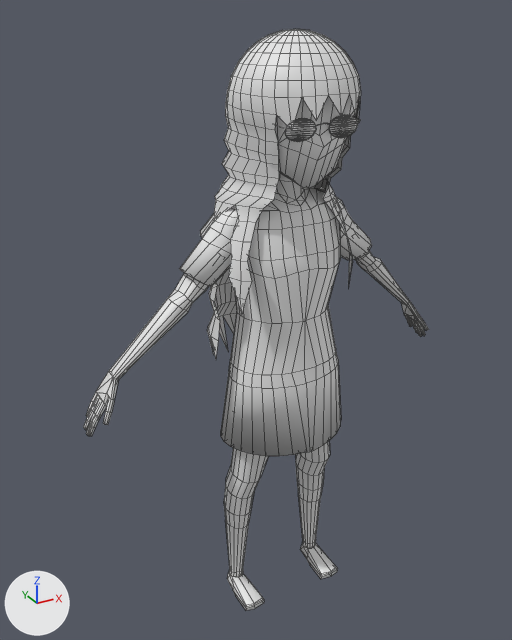
The FBX model Assets/Models/Humanoids/csBoss.fbx as it was, and as the next commit left it.
Both versions are drawn from a camera (50 mm lens) standing at (-1.29, -2.05, 1.29) and looking at (-0.06, 0.18, 0.18). Every picture has the same lights, and +X, +Y and +Z are marked at lower left. Both versions are drawn at frame 2 of the action 'Default Take'; the numbers are the values there. Mesh edges are drawn as thin lines. Materials are left out; every surface is plain grey.

Script lines for the objects in view, before the commit:
```python
me_cube_001 = bpy.data.meshes.new('Cube_001')
me_cube_001.from_pydata(...)  # 2139 vertices, 2212 faces; spans x -3.88..3.77, y -0.98..2.09, z -5.25..6.16
me_cube_001.materials.append(mat_none__csboss_joint1_png)
ob_cube_001 = bpy.data.objects.new('Cube_001', me_cube_001)
ob_cube_001.location = (0.0, 0.0, 0.0)
ob_cube_001.scale = (0.2, 0.2, 0.2)
```
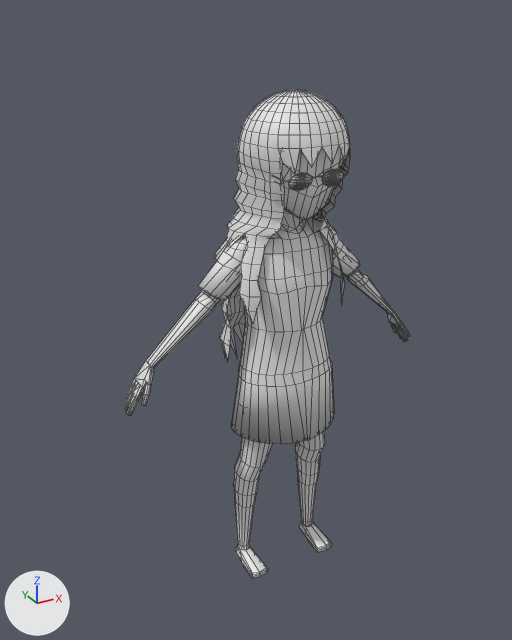
The change, as a diff of the scene's bpy script:
```diff
--- a/Assets/Models/Humanoids/csBoss.fbx.py
+++ b/Assets/Models/Humanoids/csBoss.fbx.py
@@ me_cube_001 @@
 # used by ob_cube_001; location = (0.0, 0.0, 0.0); scale = (0.2, 0.2, 0.2)
-me_cube_001.from_pydata(...)  # 2139 vertices, 2212 faces; spans x -3.88..3.77, y -0.98..2.09, z -5.25..6.16
+me_cube_001.from_pydata(...)  # 2139 vertices, 2212 faces; spans x -3.7..3.92, y -0.98..2.09, z -5.25..6.16
+# me_cube_001 part 1: 451 vertices moved from x -3.88..1.28, y -0.75..2.07, z -0.5..5.24 to x -3.7..1.25, y -0.89..1.88, z -0.29..5.24
@@ ob_cube_001 @@
 ob_cube_001.location = (0.0, 0.0, 0.0)
-ob_cube_001.scale = (0.2, 0.2, 0.2)
+ob_cube_001.scale = (0.17, 0.17, 0.17)
```

Boxes (x1, y1, x2, y2) around the edits, measured in the pictures (512 x 640 px; the box of a moved part takes in the faces that stretch with it):
'Cube_001', surface changed, rescaled (17% narrower, 16% shorter)
    before: (83, 29, 428, 611)
    after: (124, 90, 410, 578)
part 1 of me_cube_001, moved or reshaped
    before: (83, 76, 361, 436)
    after: (124, 129, 350, 416)
